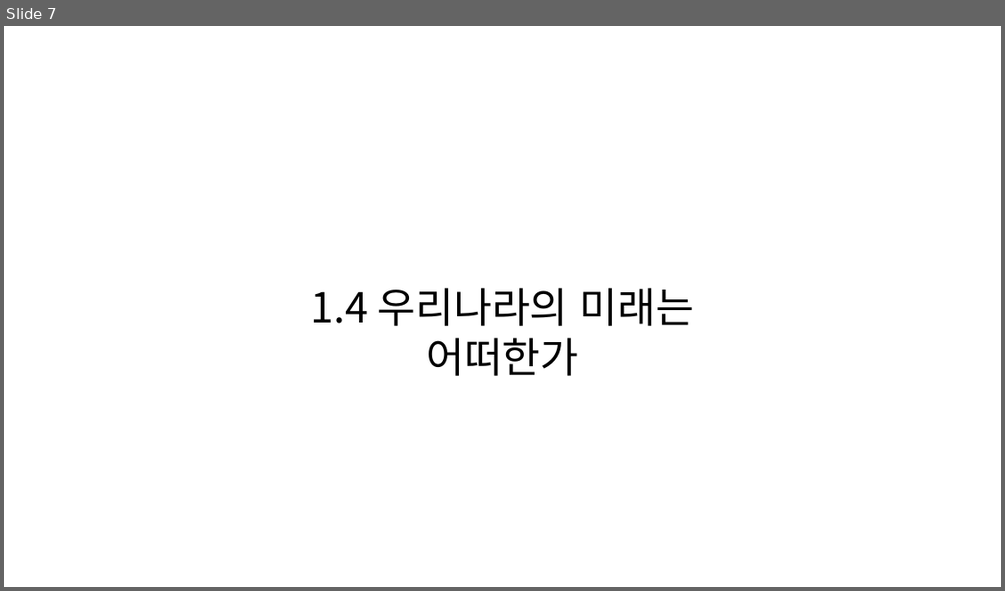
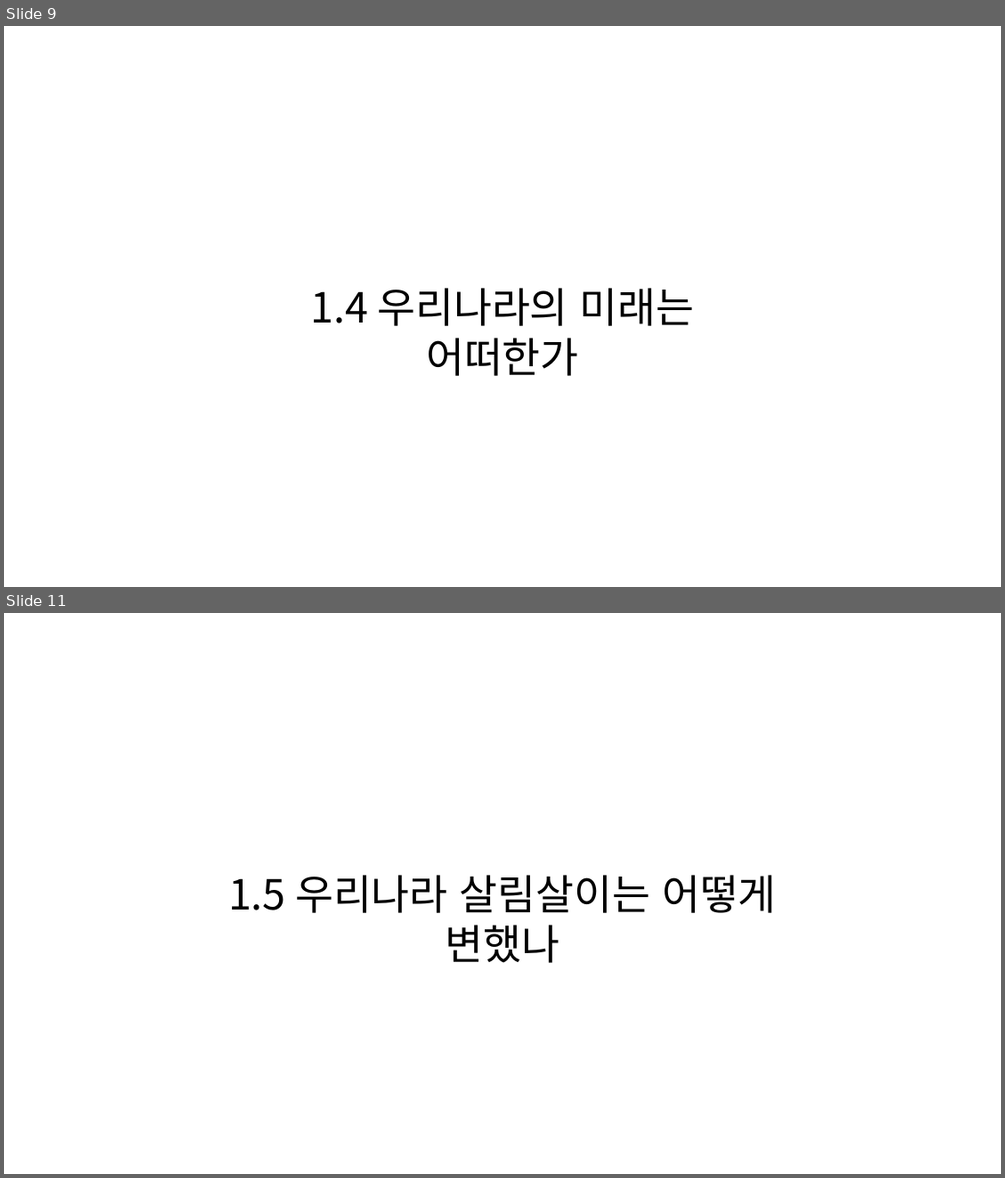
Before and after one commit to kukaro/KNOU-LIFE-AND-STATISTICS, a slide deck: previous_question/1장-우리가 사는 세상을 어떻게 살펴볼까.pptx. Shown one above the other, each under a label of ours: slide 7 before the commit, slides 9 and 11 after it; the slides between them are not shown. The pictures are 1005x591 and 1005x1178 pixels, drawn with LibreOffice and Linux fonts; fonts in the diff are those of the drawing. Boxes give left, top, right and bottom in pixels: in the first picture for what was removed or moved away, otherwise in the second. Text is boxed around its words. In the diff, an @@ line names an element or a change of style, - is before the commit and + after.

```diff
--- a/previous_question/1장-우리가 사는 세상을 어떻게 살펴볼까.pptx
+++ b/previous_question/1장-우리가 사는 세상을 어떻게 살펴볼까.pptx
@@ slide 11 added at [4, 613, 1001, 1174], background #FFFFFF @@
@@ text added at [228, 875, 777, 963], 40 pt, text #000000 @@
+1.5 우리나라 살림살이는 어떻게 변했나
@@ what was slide 7 is now slide 9 @@
```
Also in this commit, not shown: 7 other slides added, 4 slides removed.
